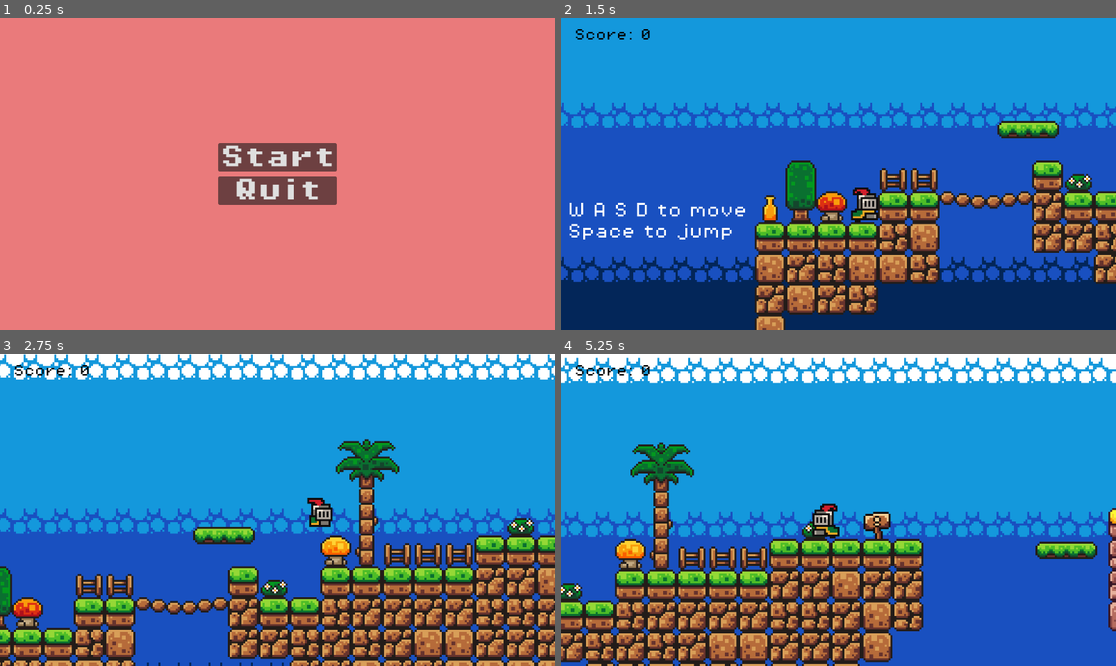
Above: before the commit, frames 1-4 (two rows, left to right).
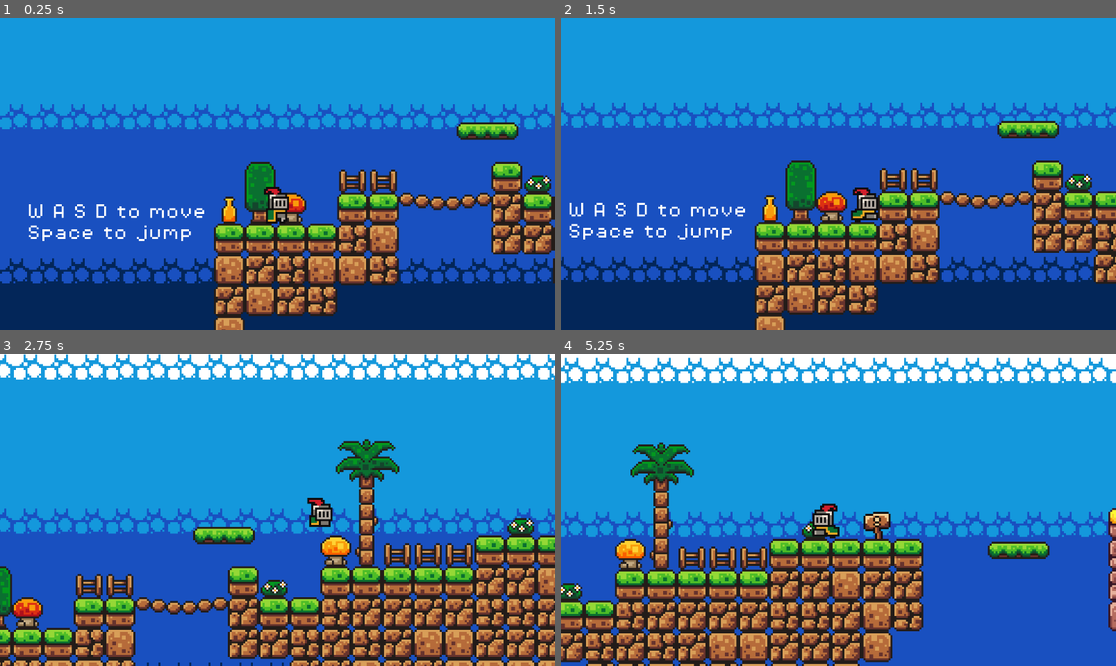
Above: after the commit, the same moments.

Repository: andreamclc/Godot-Score-Menus
Game: Godot game, scene res://scenes/game.tscn
Two runs of this game, one before a commit and one after it. Both use one fixed random seed, a clock stepped at 60 frames per second and the inputs below. Before the commit the project starts from res://scenes/MainMenu.tscn.
Inputs (mouse positions are in pixels of both pictures, inside the frame that each line leads up to):
- Up to frame 1 (0.25 s): no input
- Up to frame 2 (1.5 s): click (838, 158) at 0.5 s, where only the run before the commit has a clickable "Start"; hold D (move_right) from 1.28 s (still down)
- Up to frame 3 (2.75 s): keep holding D (move_right); tap Space (jump) at 1.52, 2.27 s
- Up to frame 4 (5.25 s): release D (move_right) at 2.78 s; hold A (move_left) 2.78-3.53 s; hold D (move_right) 3.53-5.03 s; tap Space (jump) at 3.77, 4.52 s; hold A (move_left) from 5.03 s (still down)

The runs differ from the first frame. In frame 1, 100% of the frame differs, in the area x 0-100%, y 0-100%; in frame 2, 0.2%; in frame 3, 0.2%; in frame 4, 1.2%.

Commit message:
Initial clean starter project for tutorial

Diff:
--- a/project.godot
+++ b/project.godot
@@ -14,8 +14,8 @@
 
 [application]
 
-config/name="Brackeys"
-run/main_scene="uid://r6g47omyb181"
+config/name="Brackeys No Menus"
+run/main_scene="uid://dmf7crsjtaf6a"
 config/features=PackedStringArray("4.7", "Forward Plus")
 config/icon="res://icon.svg"
 
--- a/scenes/MainMenu.tscn
+++ b/scenes/MainMenu.tscn
@@ -1,12 +1,21 @@
-[gd_scene format=3 uid="uid://r6g47omyb181"]
+[gd_scene format=3 uid="uid://ce2xgml0mlarj"]
 
-[ext_resource type="Script" uid="uid://dm6hbr02383l3" path="res://scripts/main_menu.gd" id="1_yqorp"]
 [ext_resource type="FontFile" uid="uid://bf1rp0enqxird" path="res://assets/fonts/PixelOperator8-Bold.ttf" id="2_0ykhv"]
+
+[sub_resource type="GDScript" id="GDScript_yqorp"]
+script/source = "extends CanvasLayer
+
+func _on_start_pressed():
+	get_tree().change_scene_to_file(\"res://scenes/game.tscn\")
+
+func _on_quit_pressed():
+	get_tree().quit()
+"
 
 [node name="MainMenu" type="Node2D" unique_id=48566024]
 
 [node name="CanvasLayer" type="CanvasLayer" parent="." unique_id=675258192]
-script = ExtResource("1_yqorp")
+script = SubResource("GDScript_yqorp")
 
 [node name="ColorRect" type="ColorRect" parent="CanvasLayer" unique_id=1536353794]
 anchors_preset = 15
--- a/scenes/game.tscn
+++ b/scenes/game.tscn
@@ -1,116 +1,12 @@
 [gd_scene format=4 uid="uid://dmf7crsjtaf6a"]
 
-[ext_resource type="Script" uid="uid://dvvnb0001vkif" path="res://scripts/game_manager.gd" id="1_u5sy4"]
 [ext_resource type="PackedScene" uid="uid://d25m6bkj4m1yp" path="res://scenes/player.tscn" id="1_uwrxv"]
 [ext_resource type="Texture2D" uid="uid://draomkqg71w87" path="res://assets/sprites/world_tileset.png" id="2_yqjtg"]
-[ext_resource type="FontFile" uid="uid://bf1rp0enqxird" path="res://assets/fonts/PixelOperator8-Bold.ttf" id="3_0tnpc"]
 [ext_resource type="PackedScene" uid="uid://d10yr1deepguk" path="res://scenes/platform.tscn" id="3_lnu2h"]
-[ext_resource type="Script" uid="uid://cagy2uhdepiu1" path="res://scenes/ui.gd" id="3_vtaks"]
 [ext_resource type="PackedScene" uid="uid://0o33b2anr5na" path="res://scenes/coin.tscn" id="4_lbhrr"]
 [ext_resource type="PackedScene" uid="uid://bkegqpb6ac13i" path="res://scenes/killzone.tscn" id="5_iywne"]
 [ext_resource type="PackedScene" uid="uid://be0hxevb5cq7p" path="res://scenes/slime.tscn" id="6_p57ef"]
 [ext_resource type="FontFile" uid="uid://b5rxd0kml6x7d" path="res://assets/fonts/PixelOperator8.ttf" id="8_gee14"]
-
-[sub_resource type="StyleBoxFlat" id="StyleBoxFlat_vtaks"]
-content_margin_left = 4.0
-content_margin_top = 4.0
-content_margin_right = 4.0
-content_margin_bottom = 4.0
-bg_color = Color(0.1, 0.1, 0.1, 0.3)
-corner_radius_top_left = 3
-corner_radius_top_right = 3
-corner_radius_bottom_right = 3
-corner_radius_bottom_left = 3
-corner_detail = 5
-
-[sub_resource type="StyleBoxFlat" id="StyleBoxFlat_kvpfn"]
-content_margin_left = 4.0
-content_margin_top = 4.0
-content_margin_right = 4.0
-content_margin_bottom = 4.0
-bg_color = Color(1, 1, 1, 0.75)
-draw_center = false
-border_width_left = 2
-border_width_top = 2
-border_width_right = 2
-border_width_bottom = 2
-corner_radius_top_left = 3
-corner_radius_top_right = 3
-corner_radius_bottom_right = 3
-corner_radius_bottom_left = 3
-corner_detail = 5
-expand_margin_left = 2.0
-expand_margin_top = 2.0
-expand_margin_right = 2.0
-expand_margin_bottom = 2.0
-
-[sub_resource type="StyleBoxFlat" id="StyleBoxFlat_dinhu"]
-content_margin_left = 4.0
-content_margin_top = 4.0
-content_margin_right = 4.0
-content_margin_bottom = 4.0
-bg_color = Color(0.225, 0.225, 0.225, 0.6)
-corner_radius_top_left = 3
-corner_radius_top_right = 3
-corner_radius_bottom_right = 3
-corner_radius_bottom_left = 3
-corner_detail = 5
-
-[sub_resource type="StyleBoxFlat" id="StyleBoxFlat_kvuet"]
-content_margin_left = 4.0
-content_margin_top = 4.0
-content_margin_right = 4.0
-content_margin_bottom = 4.0
-bg_color = Color(0.1, 0.1, 0.1, 0.6)
-corner_radius_top_left = 3
-corner_radius_top_right = 3
-corner_radius_bottom_right = 3
-corner_radius_bottom_left = 3
-corner_detail = 5
-
-[sub_resource type="StyleBoxFlat" id="StyleBoxFlat_trtic"]
-content_margin_left = 4.0
-content_margin_top = 4.0
-content_margin_right = 4.0
-content_margin_bottom = 4.0
-bg_color = Color(0, 0, 0, 0.6)
-corner_radius_top_left = 3
-corner_radius_top_right = 3
-corner_radius_bottom_right = 3
-corner_radius_bottom_left = 3
-corner_detail = 5
-
-[sub_resource type="Theme" id="Theme_vtaks"]
-default_font = ExtResource("3_0tnpc")
-Button/colors/font_color = Color(0.875, 0.875, 0.875, 1)
-Button/colors/font_disabled_color = Color(0.875, 0.875, 0.875, 0.5)
-Button/colors/font_focus_color = Color(0.95, 0.95, 0.95, 1)
-Button/colors/font_hover_color = Color(0.95, 0.95, 0.95, 1)
-Button/colors/font_hover_pressed_color = Color(1, 1, 1, 1)
-Button/colors/font_outline_color = Color(0, 0, 0, 1)
-Button/colors/font_pressed_color = Color(1, 1, 1, 1)
-Button/colors/icon_disabled_color = Color(1, 1, 1, 0.4)
-Button/colors/icon_focus_color = Color(1, 1, 1, 1)
-Button/colors/icon_hover_color = Color(1, 1, 1, 1)
-Button/colors/icon_hover_pressed_color = Color(1, 1, 1, 1)
-Button/colors/icon_normal_color = Color(1, 1, 1, 1)
-Button/colors/icon_pressed_color = Color(1, 1, 1, 1)
-Button/constants/align_to_largest_stylebox = 0
-Button/constants/h_separation = 4
-Button/constants/icon_max_width = 0
-Button/constants/outline_size = 0
-Button/font_sizes/font_size = 20
-Button/fonts/font = ExtResource("3_0tnpc")
-Button/styles/disabled = SubResource("StyleBoxFlat_vtaks")
-Button/styles/focus = SubResource("StyleBoxFlat_kvpfn")
-Button/styles/hover = SubResource("StyleBoxFlat_dinhu")
-Button/styles/normal = SubResource("StyleBoxFlat_kvuet")
-Button/styles/pressed = SubResource("StyleBoxFlat_trtic")
-
-[sub_resource type="InputEventKey" id="InputEventKey_raimw"]
-
-[sub_resource type="Shortcut" id="Shortcut_kvpfn"]
-events = [SubResource("InputEventKey_raimw")]
 
 [sub_resource type="TileSetAtlasSource" id="TileSetAtlasSource_iywne"]
 texture = ExtResource("2_yqjtg")
@@ -453,68 +349,6 @@
 
 [node name="Game" type="Node2D" unique_id=897360990]
 
-[node name="GameManager" type="Node" parent="." unique_id=1271678056]
-unique_name_in_owner = true
-script = ExtResource("1_u5sy4")
-
-[node name="UI" type="CanvasLayer" parent="." unique_id=514638776]
-script = ExtResource("3_vtaks")
-
-[node name="ScoreLabel" type="Label" parent="UI" unique_id=541434222]
-offset_left = 27.648
-offset_top = 22.68
-offset_right = 186.648
-offset_bottom = 48.68
-theme_override_colors/font_color = Color(0, 0, 0, 1)
-theme_override_fonts/font = ExtResource("8_gee14")
-theme_override_font_sizes/font_size = 25
-text = "Score: 0"
-horizontal_alignment = 1
-vertical_alignment = 1
-
-[node name="PauseOverlay" type="ColorRect" parent="UI" unique_id=1612497037]
-process_mode = 2
-z_index = 1
-anchors_preset = 15
-anchor_right = 1.0
-anchor_bottom = 1.0
-grow_horizontal = 2
-grow_vertical = 2
-size_flags_horizontal = 4
-size_flags_vertical = 4
-theme = SubResource("Theme_vtaks")
-color = Color(0.384314, 0.384314, 0.384314, 0.568627)
-
-[node name="CenterContainer" type="CenterContainer" parent="UI/PauseOverlay" unique_id=1337437416]
-layout_mode = 1
-anchors_preset = 15
-anchor_right = 1.0
-anchor_bottom = 1.0
-grow_horizontal = 2
-grow_vertical = 2
-
-[node name="VBoxContainer" type="VBoxContainer" parent="UI/PauseOverlay/CenterContainer" unique_id=1320058549]
-layout_mode = 2
-
-[node name="Resume" type="Button" parent="UI/PauseOverlay/CenterContainer/VBoxContainer" unique_id=220171682]
-layout_mode = 2
-theme_override_fonts/font = ExtResource("3_0tnpc")
-theme_override_font_sizes/font_size = 32
-shortcut = SubResource("Shortcut_kvpfn")
-text = "Resume"
-
-[node name="Reload" type="Button" parent="UI/PauseOverlay/CenterContainer/VBoxContainer" unique_id=1328888515]
-layout_mode = 2
-theme_override_fonts/font = ExtResource("3_0tnpc")
-theme_override_font_sizes/font_size = 32
-text = "Reload"
-
-[node name="Quit" type="Button" parent="UI/PauseOverlay/CenterContainer/VBoxContainer" unique_id=1360146772]
-layout_mode = 2
-theme_override_fonts/font = ExtResource("3_0tnpc")
-theme_override_font_sizes/font_size = 32
-text = "Quit"
-
 [node name="Background" type="TileMapLayer" parent="." unique_id=863396387]
 tile_map_data = PackedByteArray("AAD1//n/AAAAAAkAAAD1//r/AAAAAAkAAAD1//v/AAAAAAoAAAD1//z/AAAAAAsAAAD1//3/AAAAAAsAAAD1// …(58000 unchanged characters)…
 tile_set = SubResource("TileSet_p57ef")
@@ -577,7 +411,3 @@
 theme_override_font_sizes/font_size = 8
 text = "W A S D to move
 Space to jump"
-
-[connection signal="pressed" from="UI/PauseOverlay/CenterContainer/VBoxContainer/Resume" to="UI" method="unpause"]
-[connection signal="pressed" from="UI/PauseOverlay/CenterContainer/VBoxContainer/Reload" to="UI" method="reload_level"]
-[connection signal="pressed" from="UI/PauseOverlay/CenterContainer/VBoxContainer/Quit" to="UI" method="quit_game"]
--- a/scripts/coin.gd
+++ b/scripts/coin.gd
@@ -1,8 +1,6 @@
 extends Area2D
 
-@onready var game_manager = %GameManager
 @onready var animation_player: AnimationPlayer = $AnimationPlayer
 
 func _on_body_entered(body):
-	game_manager.add_point()
 	animation_player.play("pickup")
--- a/scripts/game_manager.gd
+++ /dev/null
@@ -1,9 +0,0 @@
-extends Node
-
-var score = 0
-
-@onready var score_label: Label = $"../UI/ScoreLabel"
-
-func add_point():
-	score += 1
-	score_label.text = "Score: " +str(score)
--- a/scripts/main_menu.gd
+++ /dev/null
@@ -1,7 +0,0 @@
-extends CanvasLayer
-
-func _on_start_pressed():
-	get_tree().change_scene_to_file("res://scenes/game.tscn")
-
-func _on_quit_pressed():
-	get_tree().quit()
Not shown, removed: scripts/game_manager.gd.uid
Not shown, removed: scripts/main_menu.gd.uid
